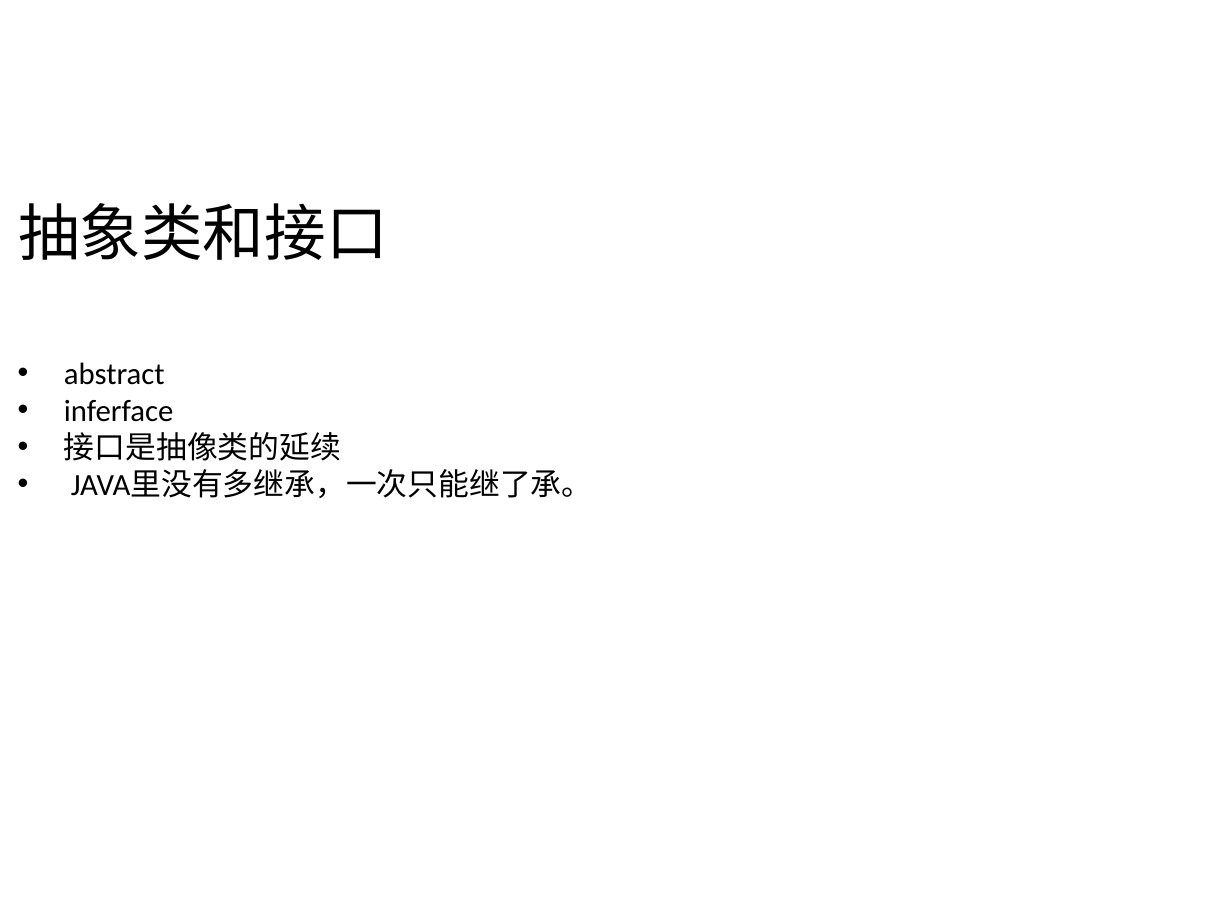
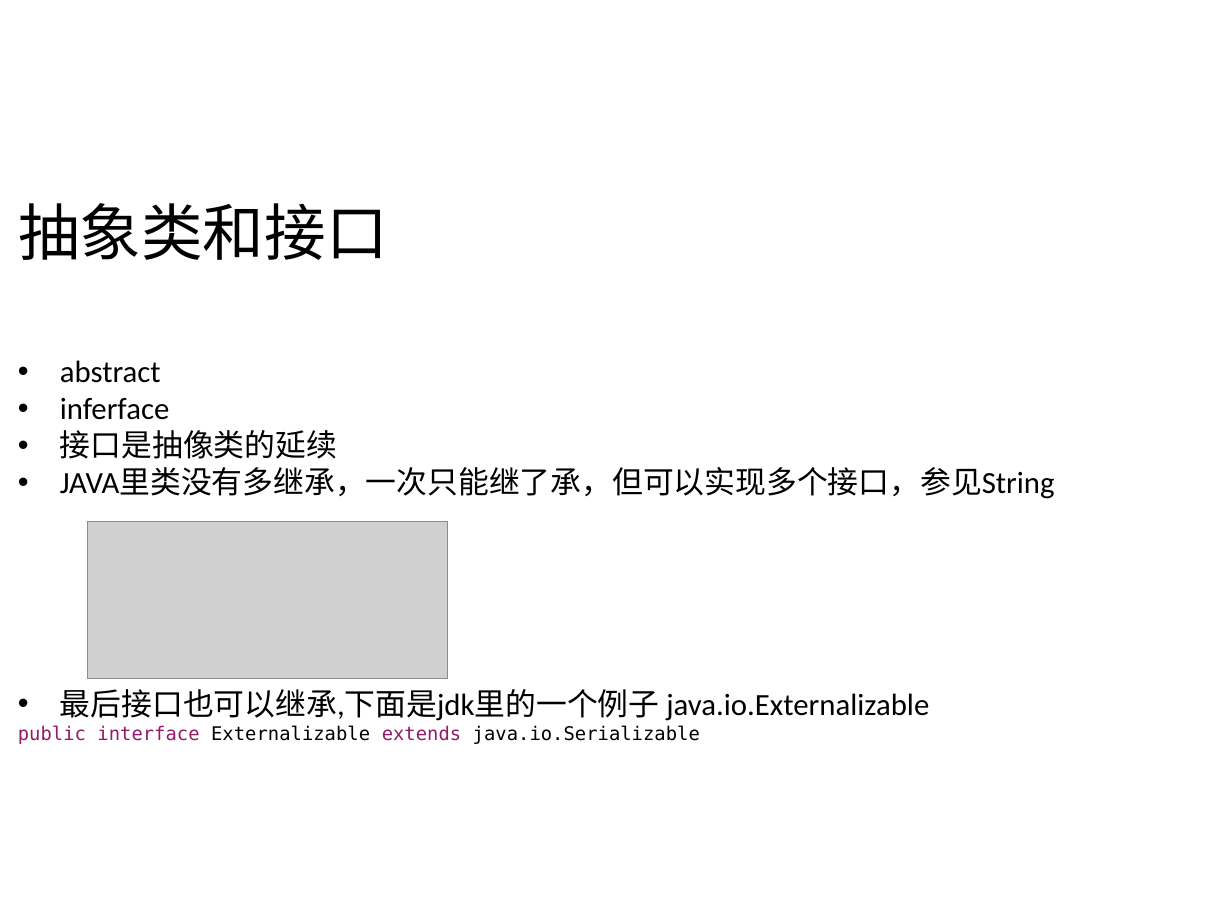
Before and after one commit to frankzhf/cheer2017, a slide deck: slide 9 of ppt/6/11.接口、继承与多态.ppt. Drawn at 1232x924 pixels with LibreOffice and Linux fonts; fonts in the diff are those of the drawing; grey boxes stand for pictures; background and template pictures are left out. Boxes give left, top, right and bottom in pixels: in the first picture for what was removed or moved away, otherwise in the second. Text is boxed around its words. In the diff, an @@ line names an element or a change of style, - is before the commit and + after.

Commit message:
更新ppt

```diff
--- a/ppt/6/11.接口、继承与多态.ppt
+++ b/ppt/6/11.接口、继承与多态.ppt
@@ text at bbox=[60, 360, 337, 459]: indent changed @@
@@ text at bbox=[18, 467, 1055, 744]: text changed @@
-• JAVA里没有多继承，一次只能继了承。
+• JAVA里类没有多继承，一次只能继了承，但可以实现多个接口，参见String
+• 最后接口也可以继承,下面是jdk里的一个例子 java.io.Externalizable
+public interface Externalizable extends java.io.Serializable
@@ picture added at bbox=[87, 521, 447, 679] @@
```
